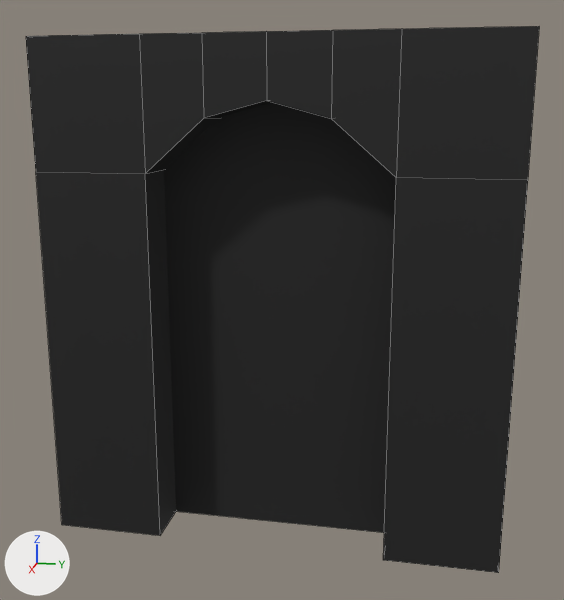
The Blender file Assets/Models/door.blend as it was, and as the next commit left it.
One viewpoint serves both versions: a 50 mm lens placed at (5.11, 1.02, 2.87), pointed at (0.01, 0.0, 1.6). Every picture has the same lights, and +X, +Y and +Z are marked at lower left. Mesh edges are drawn as thin lines.

Script lines for the objects in view, before the commit:
```python
me_cube = bpy.data.meshes.new('Cube')
me_cube.from_pydata(...)  # 36 vertices, 34 faces; spans x -0.5..0.5, y -1.5..1.5, z 0.0..3.3
me_cube.materials.append(mat_material)  # black #1b1b1b
me_cube_001 = bpy.data.meshes.new('Cube.001')
me_cube_001.from_pydata(...)  # a box spanning x -0.16..0.16, y -0.98..0.98, z 0.0..3.04
me_cube_001.materials.append(mat_material)  # black #1b1b1b
ob_door = bpy.data.objects.new('Door', me_cube_001)
ob_door.location = (0.0, 0.0, 0.0)
ob_frame = bpy.data.objects.new('Frame', me_cube)
ob_frame.location = (0.0, 0.0, 0.0)
```
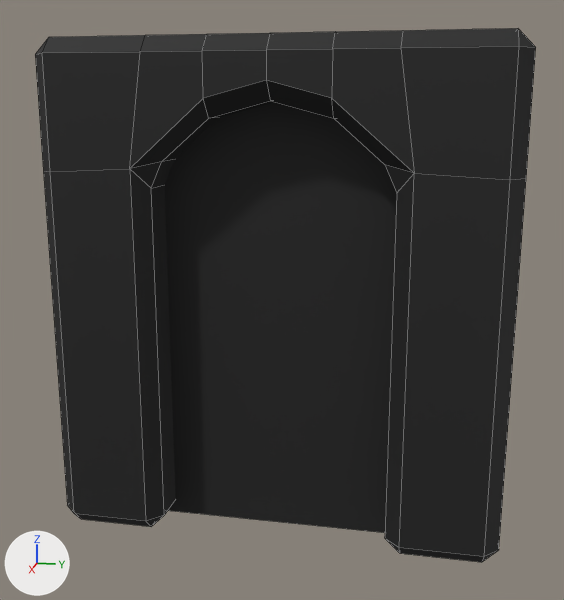
Location of each change, [x1, y1, x2, y2] in pixels of the pictures (564 x 600 px):
'Frame', modifiers changed
    before: [26, 26, 539, 573]
    after: [35, 28, 536, 562]

Patch to the scene script:
```diff
--- a/Assets/Models/door.blend.py
+++ b/Assets/Models/door.blend.py
@@ ob_frame @@
 ob_frame.location = (0.0, 0.0, 0.0)
+_m = ob_frame.modifiers.new('Bevel', 'BEVEL')
```
